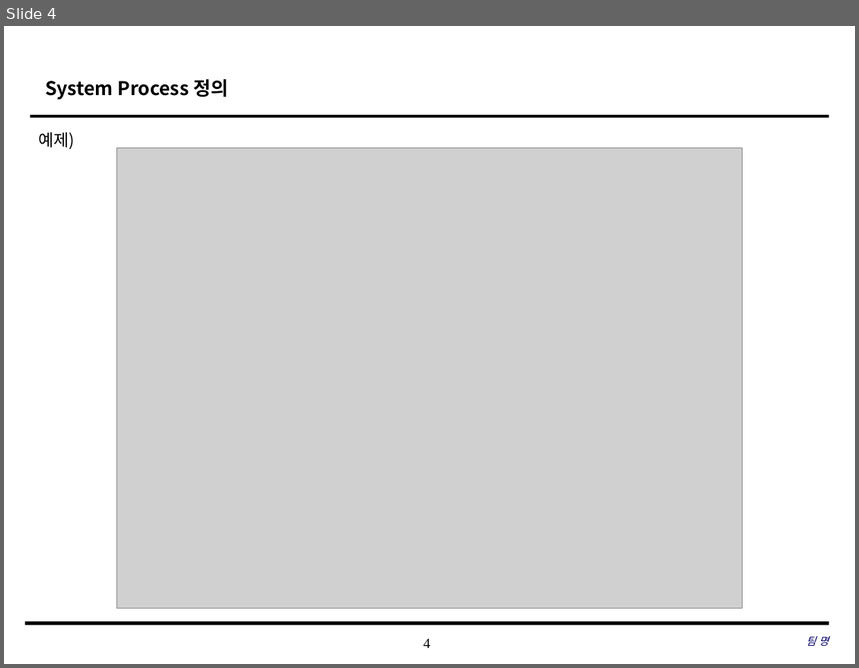
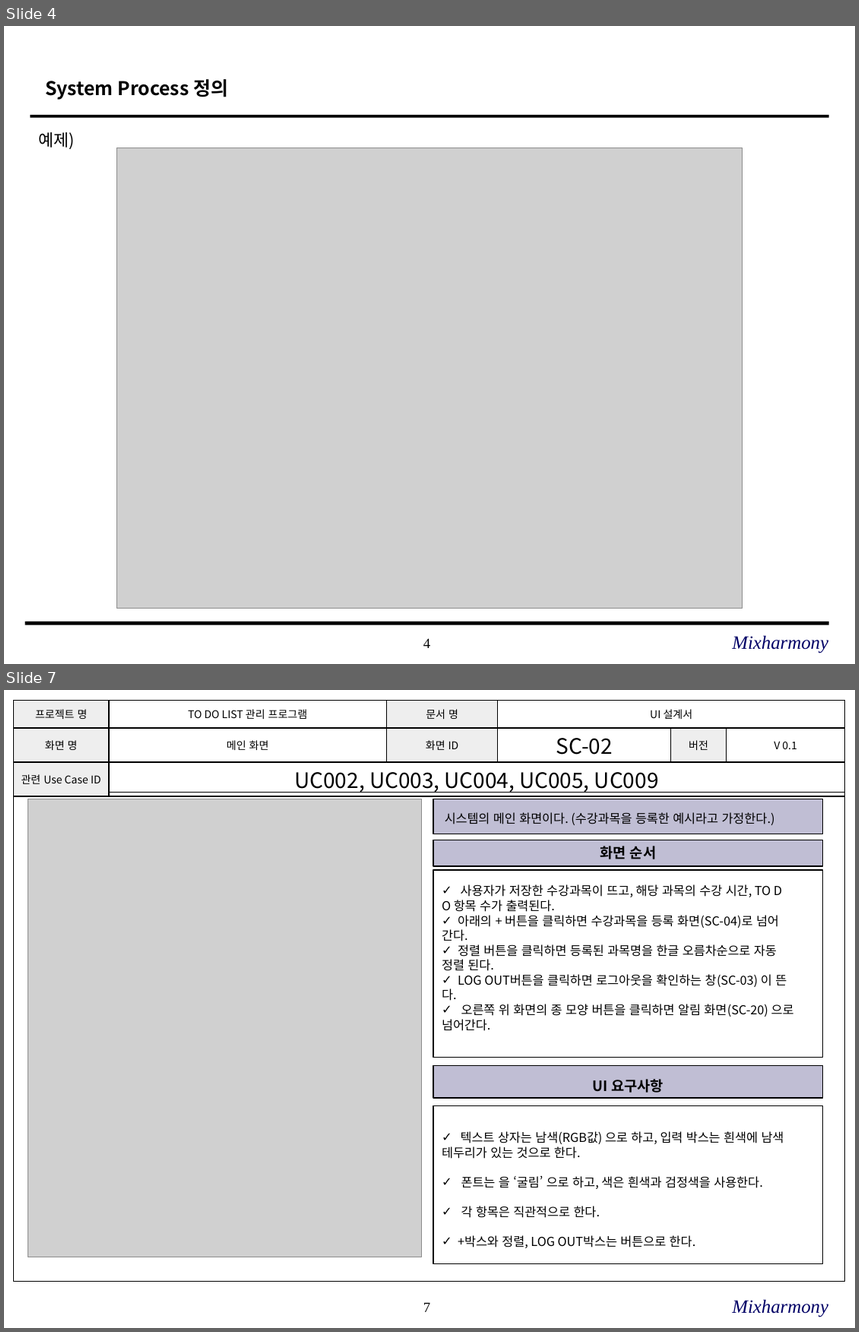
Before and after one commit to SE-admin/SE2017_2_mixharmony, a slide deck: doc/3_ 설계서/UI Design Template.pptx. Shown one above the other, each under a label of ours: slide 4 before the commit, slides 4 and 7 after it; the slides between them are not shown. The pictures are 859x668 and 859x1332 pixels, drawn with LibreOffice and Linux fonts; fonts in the diff are those of the drawing; grey boxes stand for pictures; background and template pictures are left out. Boxes give left, top, right and bottom in pixels: in the first picture for what was removed or moved away, otherwise in the second. Text is boxed around its words. In the diff, an @@ line names an element or a change of style, - is before the commit and + after.

Commit message:
#863 UI설계서 진행

```diff
--- a/doc/3_ 설계서/UI Design Template.pptx
+++ b/doc/3_ 설계서/UI Design Template.pptx
@@ slide 7 added at [4, 690, 855, 1328], background #FFFFFF; not listed: 1 template element that a slide beside it also shows @@
@@ table added at [13, 700, 844, 796], 3 rows, 6 columns @@
+프로젝트 명 | TO DO LIST 관리 프로그램 | 문서 명 | UI 설계서 |  | 
+화면 명 | 메인 화면 | 화면 ID | SC-02 | 버전 | V 0.1
+관련 Use Case ID | UC002, UC003, UC004, UC005, UC009 |  |  |  | 
@@ rectangle added at [13, 792, 845, 1281], outline #000000 0.75 pt @@
@@ picture added at [28, 799, 421, 1257] @@
@@ rectangle added at [434, 799, 824, 834], fill #C0BED4, outline #000000 1 pt, 10.5 pt, text #000000 @@
+시스템의 메인 화면이다. (수강과목을 등록한 예시라고 가정한다.)
@@ rectangle added at [434, 840, 824, 866], fill #C0BED4, outline #000000 1 pt, 12 pt, text #000000, bold @@
+화면 순서
@@ rectangle added at [434, 870, 824, 1058], fill #FFFFFF, outline #000000 1 pt, 10.5 pt, text #000000 @@
+✓ 사용자가 저장한 수강과목이 뜨고, 해당 과목의 수강 시간, TO D
+O 항목 수가 출력된다.
+✓ 아래의 + 버튼을 클릭하면 수강과목을 등록 화면(SC-04)로 넘어
+간다.
+✓ 정렬 버튼을 클릭하면 등록된 과목명을 한글 오름차순으로 자동
+정렬 된다.
+✓ LOG OUT버튼을 클릭하면 로그아웃을 확인하는 창(SC-03) 이 뜬
+다.
+✓ 오른쪽 위 화면의 종 모양 버튼을 클릭하면 알림 화면(SC-20) 으로
+넘어간다.
@@ rectangle added at [434, 1065, 824, 1097], fill #C0BED4, outline #000000 1 pt, 12 pt, text #000000, bold @@
+UI 요구사항
@@ rectangle added at [434, 1106, 824, 1265], fill #FFFFFF, outline #000000 1 pt, 10.5 pt, text #000000 @@
+✓ 텍스트 상자는 남색(RGB값) 으로 하고, 입력 박스는 흰색에 남색
+테두리가 있는 것으로 한다.
+✓ 폰트는 을 ‘굴림’ 으로 하고, 색은 흰색과 검정색을 사용한다.
+✓ 각 항목은 직관적으로 한다.
+✓ +박스와 정렬, LOG OUT박스는 버튼으로 한다.
@@ text added at [732, 1300, 829, 1318], 16 pt, text #000066, italic @@
+Mixharmony
@@ slide 4 changed as well @@
@@ text at [732, 636, 829, 654]: text changed; size 9 to 16 pt @@
-팀 명
+Mixharmony
```
Also in this commit, not shown: 5 other slides changed, 35 other slides added.
